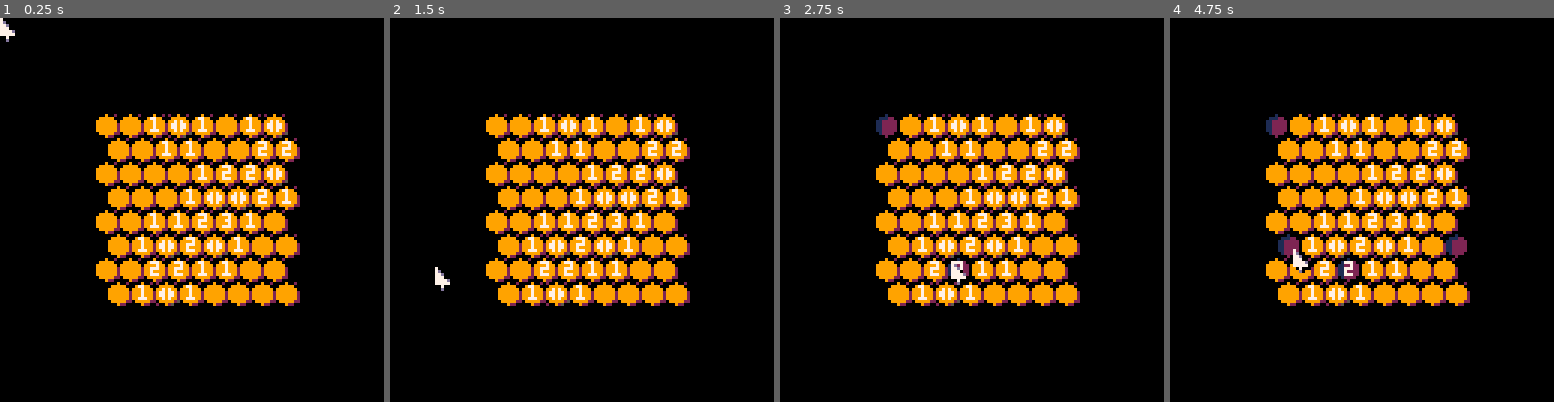
Above: before the commit, frames 1-4 (left to right).
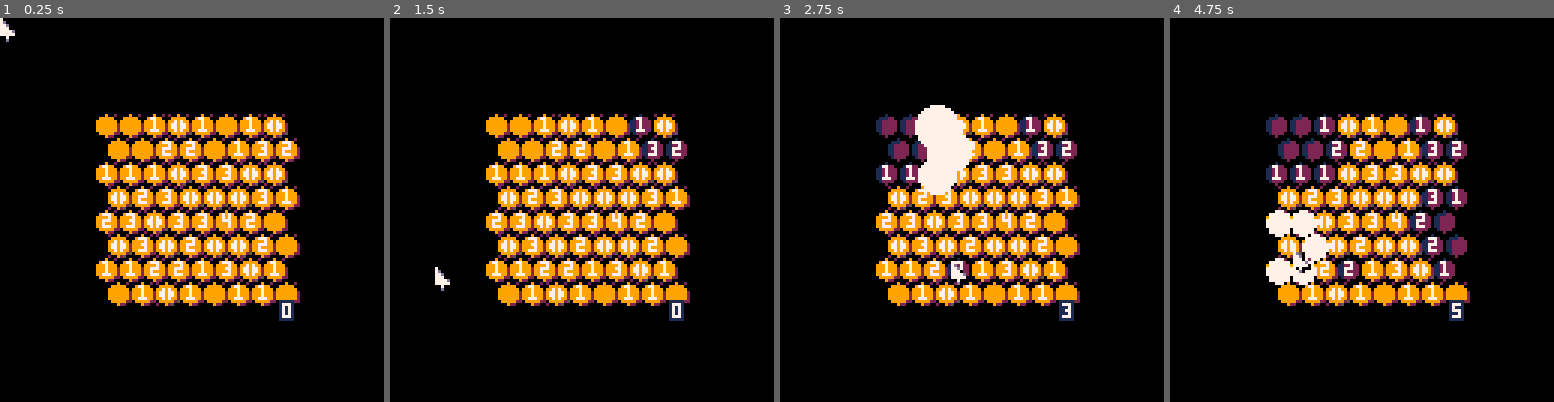
Above: after the commit, the same moments.

Repository: seaspaces27/hivesweeper-p8
Game: PICO-8 cartridge hivesweeper.p8
The game is run twice, just before and just after one commit, with the same random seed, the same clock (stepped at 60 frames per second) and the same inputs.
Inputs (mouse positions are in pixels of both pictures, inside the frame that each line leads up to):
- Up to frame 1 (0.25 s): no input
- Up to frame 2 (1.5 s): click (670, 121) at 0.67 s; click (436, 267) at 1.22 s
- Up to frame 3 (2.75 s): click (887, 114) at 1.77 s; click (952, 259) at 2.32 s
- Up to frame 4 (4.75 s): click (1404, 106) at 2.87 s; click (1465, 256) at 3.42 s; click (1231, 102) at 3.97 s; click (1292, 248) at 4.52 s

The runs differ from the first frame. In frame 1, 2.2% of the frame differs, in the area x 26-77%, y 32-79%; in frame 2, 2.9%; in frame 3, 6.0%; in frame 4, 8.0%, in the area x 25-79%, y 25-79%.

Commit message:
implemented recursive cell propagation function

Diff:
--- a/hivesweeper.p8
+++ b/hivesweeper.p8
@@ -20,7 +20,7 @@
 	end
 	mines[sz*sz]=false
 
-	bees_left=bees or sz --add bees to map
+	bees_left=bees or sz*2 --add bees to map
 	while bees_left>0 do
 	 local id=flr(rnd(sz*sz))
 	 if beehive[id]=="#" then
@@ -30,6 +30,7 @@
 	 end
 	end
 	revealed={} --cells shown
+	reveal_que={} --cells to be shown
 	for i=1,sz*sz do
 	 revealed[i]=false
 	end
@@ -70,10 +71,27 @@
   and my>=cell[2] and my<cell[2]+8)then
   	selecting=i
   	if(mpressed) and revealed[i]==false then
-  	 revealed[i]=true
-  	 sfx(2)
+  	 //revealed[i]=true
+  	 local check=mark_hex(i,10)
+  	 check.t=0
+  	 --add(reveal_que,check)
+
   	end
   end
+ end
+
+ --update cells in reveal que
+ if #reveal_que>=0 then
+	 for i=1,#reveal_que do--#reveal_que,1,-1 do
+	  local check=reveal_que[i]
+	  if(check)then
+	   check:upd()
+	   if check.t==0 or check.done then
+	    check:set()
+	    //del(reveal_que,reveal_que[i])
+	   end
+	  end
+	 end
  end
 end
 
@@ -107,7 +125,10 @@
  	 hilight(hives_screen_pos[adj[i]])
  	end
  end
-
+ ?"\#1"..#reveal_que
+ for i=1,#reveal_que do
+  reveal_que[i]:drw()
+ end
  --draw mouse
  pal(1,0)
  local id=17
@@ -142,6 +163,53 @@
 	return out
 end
 
+function mark_hex(id,t)
+ local mark={}
+ mark.id=id
+ mark.t=t or 0
+ mark.full_t=t
+ mark.done=false
+ mark.set=function(s)
+  --if cell isnt already revealed
+  if revealed[s.id]==false then
+   --if cell has no bees near
+   if ((numbers[s.id] or 0)==0) then
+    local m_adj=neighbours(s.id)
+	   for i=1,#m_adj do
+	    local n_id=m_adj[i]
+	    if revealed[n_id]==false then
+	     --put new mark for cell
+	     --on que, inherit stats
+	     local new_mark=mark_hex(n_id)
+	     for j,val in pairs(s) do
+	      new_mark[j]=val
+	     end
+	     --reset delay as by now its 0
+	     new_mark.id=n_id
+	     new_mark.t=s.full_t
+	    end
+	   end
+   end
+  end
+	 revealed[s.id]=true
+	 s.done=true sfx(2)
+	 del(reveal_que,s)
+ end
+ mark.upd=function(s)
+  if s.t>1 then
+   s.t-=1
+  else
+   s.set(s)
+  end
+ end
+ mark.drw=function(s)
+  local cell=hives_screen_pos[s.id]
+  circfill(cell[1]+4,cell[2]+4,(1-(s.t/s.full_t))*8)
+ end
+ add(reveal_que,mark)
+ return mark
+end
+
 --highlight
 function hilight(cell)
  spr(3,cell[1],cell[2])
Not shown, changed: the sound effects (__sfx__) section of hivesweeper.p8
